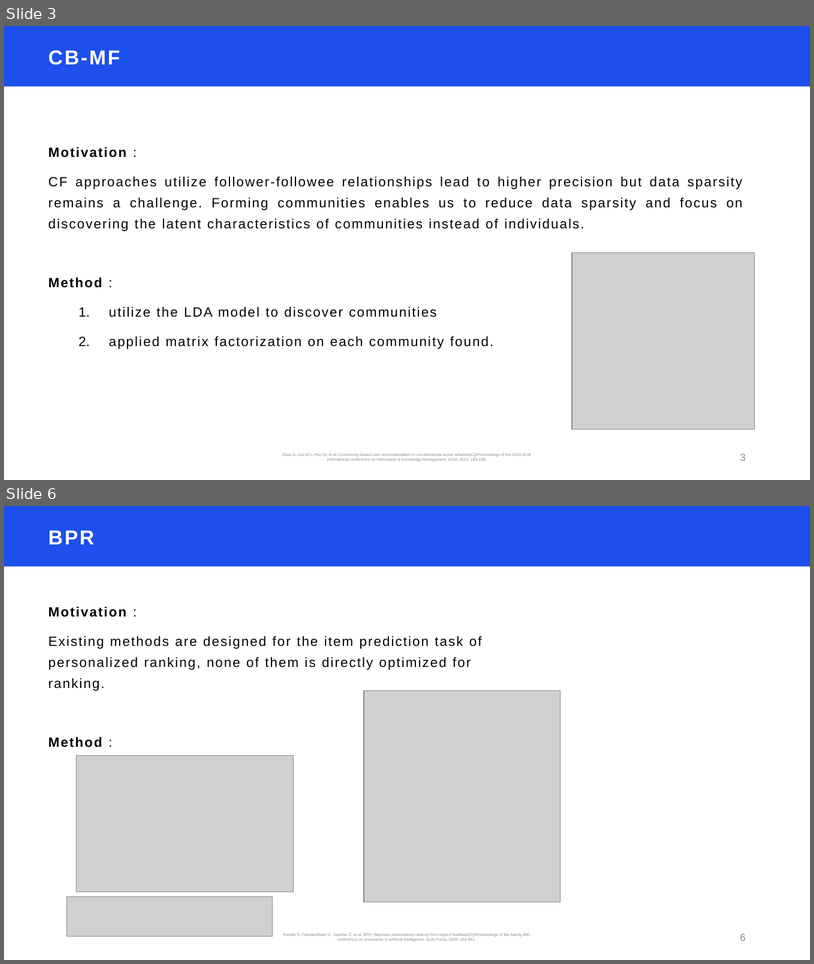
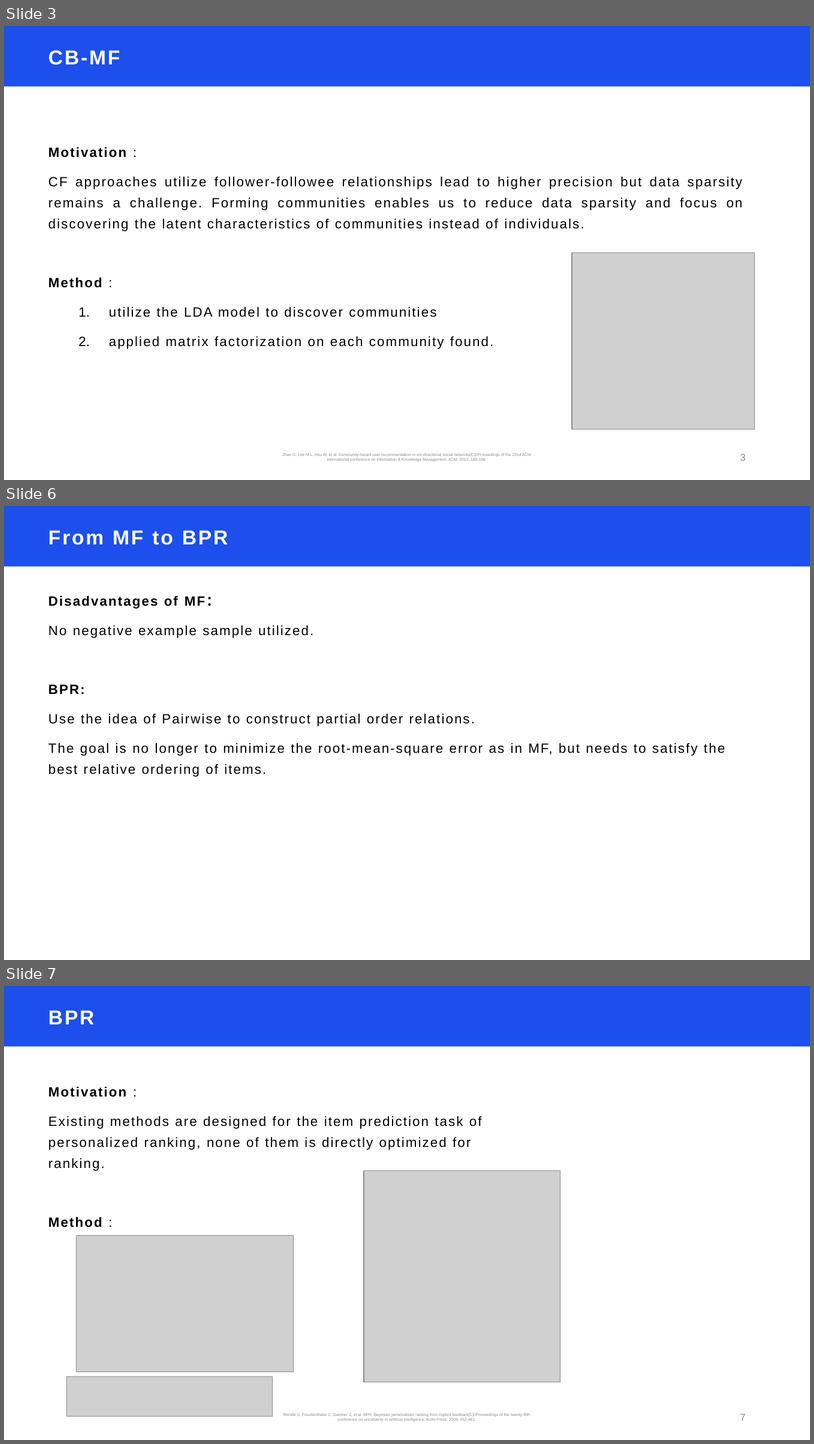
Before and after one commit to Jacky-007/master, a slide deck: 最终作业论文调研/期末展示.pptx. Shown one above the other, each under a label of ours: slides 3 and 6 before the commit, slides 3, 6 and 7 after it; the slides between them are not shown. The pictures are 814x964 and 814x1444 pixels, drawn with LibreOffice and Linux fonts; fonts in the diff are those of the drawing; grey boxes stand for pictures. Boxes give left, top, right and bottom in pixels: in the first picture for what was removed or moved away, otherwise in the second. Text is boxed around its words. In the diff, an @@ line names an element or a change of style, - is before the commit and + after.

```diff
--- a/最终作业论文调研/期末展示.pptx
+++ b/最终作业论文调研/期末展示.pptx
@@ slide 6 added at box(4, 506, 810, 960), background #FFFFFF; not listed: 1 template element that a slide beside it also shows @@
@@ title added at box(48, 531, 228, 545), 24 pt, text #FFFFFF, bold @@
+From MF to BPR
@@ text added at box(48, 595, 725, 777), 16 pt, text #000000 @@
+Disadvantages of MF：
+No negative example sample utilized.
+BPR:
+Use the idea of Pairwise to construct partial order relations.
+The goal is no longer to minimize the root-mean-square error as in MF, but needs to satisfy the best relative ordering of items.
@@ what was slide 6 is now slide 7 @@
@@ page number at box(740, 1413, 746, 1420): text changed @@
-6
+7
```
Also in this commit, not shown: 2 slides changed, 10 other files.
